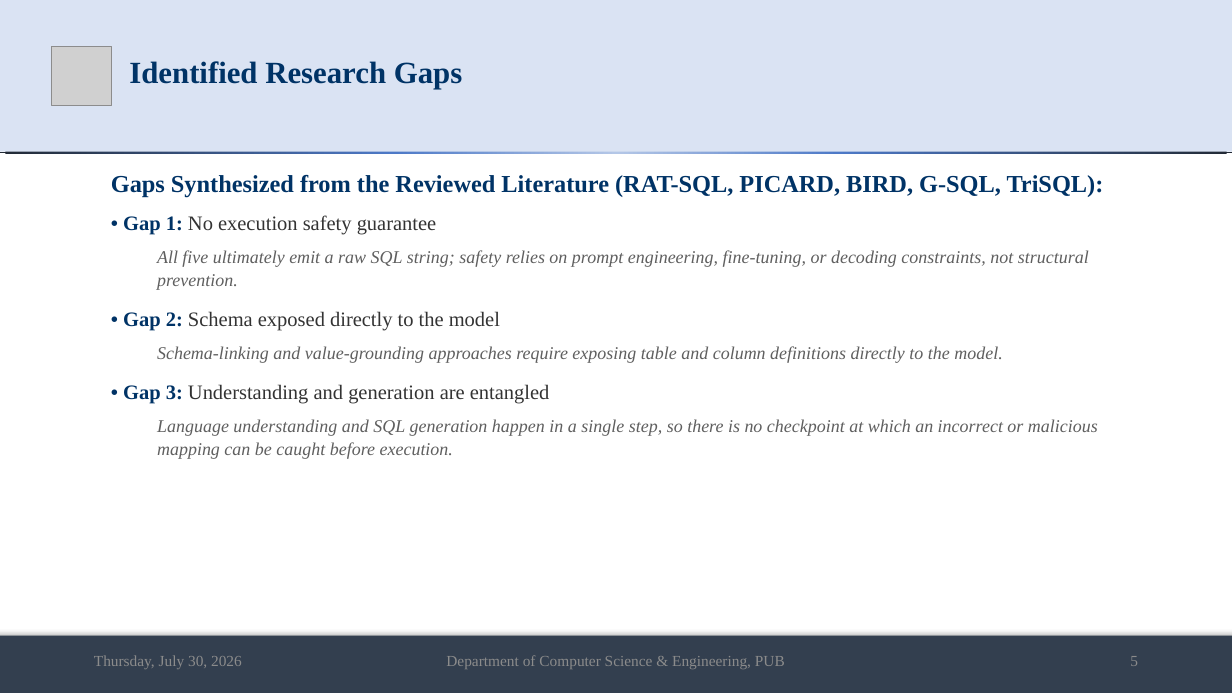
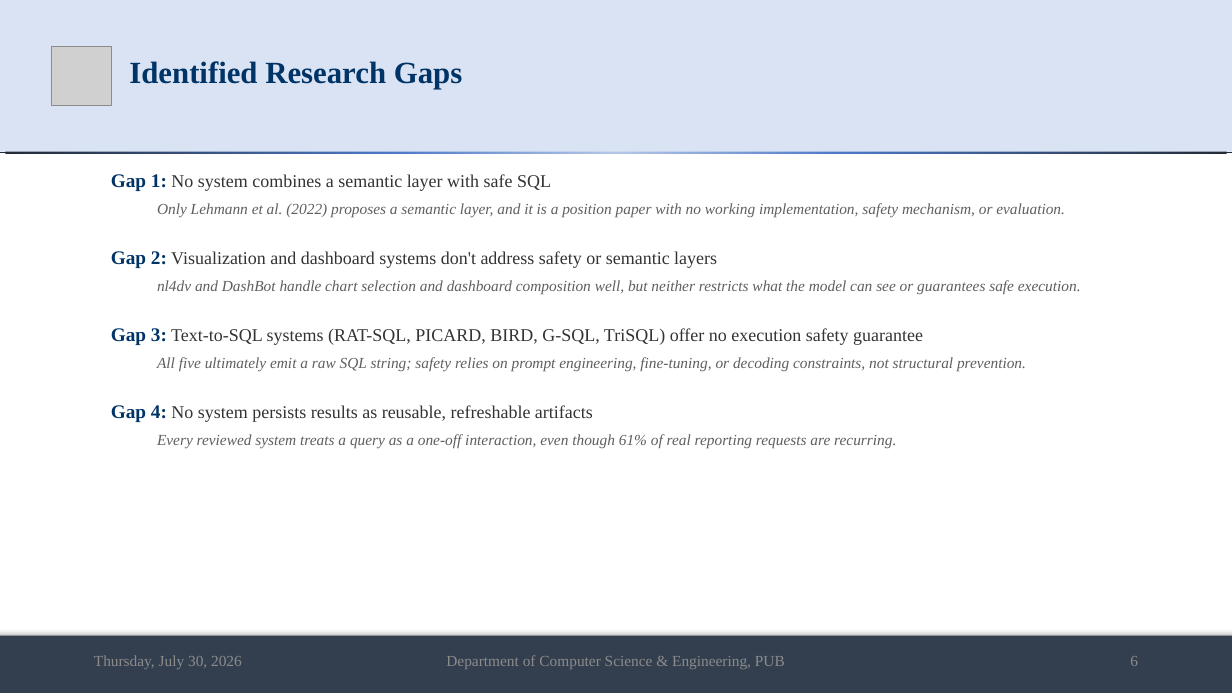
Before and after one commit to md-riaz/AEGIS-Research, a slide deck: slide 6 of docs/scripts/Md_Riaz_Mid_Defense_Final_0322310105101024.pptx (slide 5 before the commit). Drawn at 1232x693 pixels with LibreOffice and Linux fonts; fonts in the diff are those of the drawing; grey boxes stand for pictures. Boxes give left, top, right and bottom in pixels: in the first picture for what was removed or moved away, otherwise in the second. Text is boxed around its words. In the diff, an @@ line names an element or a change of style, - is before the commit and + after.

```diff
--- a/docs/scripts/Md_Riaz_Mid_Defense_Final_0322310105101024.pptx
+++ b/docs/scripts/Md_Riaz_Mid_Defense_Final_0322310105101024.pptx
@@ text at (111,174,1081,345): text changed; size 19 to 12 pt; text colour #003366 to #5F5F5F; bold off; italic on @@
-Gaps Synthesized from the Reviewed Literature (RAT-SQL, PICARD, BIRD, G-SQL, TriSQL):
-• Gap 1: No execution safety guarantee
+Gap 1: No system combines a semantic layer with safe SQL
+Only Lehmann et al. (2022) proposes a semantic layer, and it is a position paper with no working implementation, safety mechanism, or evaluation.
+Gap 2: Visualization and dashboard systems don't address safety or semantic layers
+nl4dv and DashBot handle chart selection and dashboard composition well, but neither restricts what the model can see or guarantees safe execution.
+Gap 3: Text-to-SQL systems (RAT-SQL, PICARD, BIRD, G-SQL, TriSQL) offer no execution safety guarantee
@@ text at (157,357,1026,372): size 14 to 12 pt in "All five ultimately emit a raw SQL ..." @@
@@ text at (111,405,896,448): text changed; size 14 to 12 pt @@
-• Gap 2: Schema exposed directly to the model
-Schema-linking and value-grounding approaches require exposing table and column definitions directly to the model.
-• Gap 3: Understanding and generation are entangled
-Language understanding and SQL generation happen in a single step, so there is no checkpoint at which an incorrect or malicious mapping can be caught before execution.
+Gap 4: No system persists results as reusable, refreshable artifacts
+Every reviewed system treats a query as a one-off interaction, even though 61% of real reporting requests are recurring.
@@ text at (1130,656,1138,666): text changed @@
-5
+6
```
Also in this commit, not shown: 14 other slides changed, 1 slide added, 17 other files.
